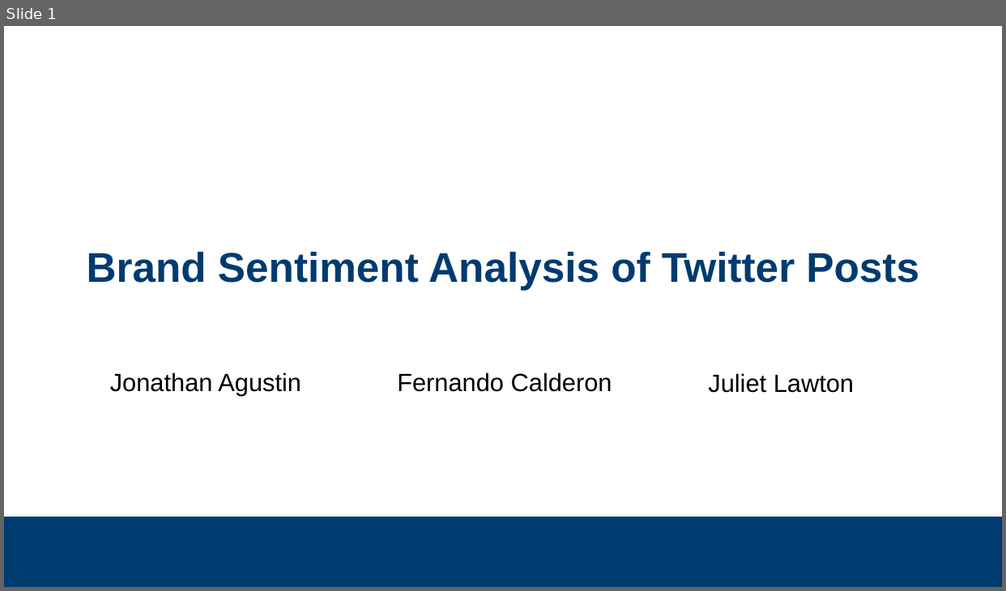
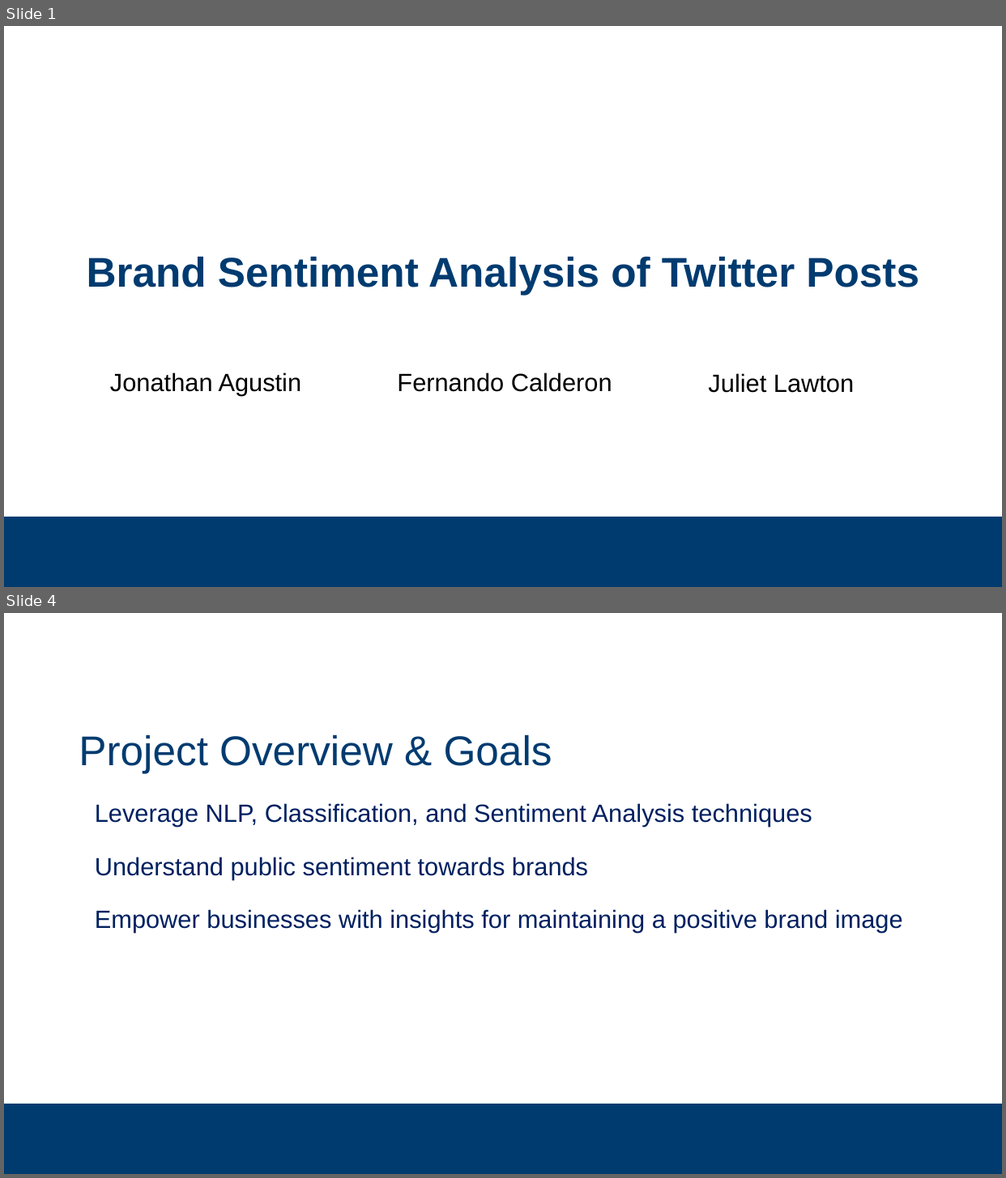
Before and after one commit to subsystem3/project, a slide deck: Final-Project-Team-2.pptx. Shown one above the other, each under a label of ours: slide 1 before the commit, slides 1 and 4 after it; the slides between them are not shown. The pictures are 1006x591 and 1006x1178 pixels, drawn with LibreOffice and Linux fonts; fonts in the diff are those of the drawing; background and template pictures are left out. Boxes give left, top, right and bottom in pixels: in the first picture for what was removed or moved away, otherwise in the second. Text is boxed around its words. In the diff, an @@ line names an element or a change of style, - is before the commit and + after.

```diff
--- a/Final-Project-Team-2.pptx
+++ b/Final-Project-Team-2.pptx
@@ slide 4 added at [4,613,1002,1174], background #FFFFFF; not listed: 1 template element that a slide beside it also shows @@
@@ title added at [79,735,552,773], 40 pt, text #003B70 @@
+Project Overview & Goals
@@ text added at [95,803,903,933], 24 pt, text #002060 @@
+Leverage NLP, Classification, and Sentiment Analysis techniques
+Understand public sentiment towards brands
+Empower businesses with insights for maintaining a positive brand image
@@ slide 1 changed as well @@
@@ title "Brand Sentiment Analysis of Twitter ..." at [87,256,919,295]: line spacing 42pt to 1.05 @@
```
Also in this commit, not shown: 14 other slides changed, 11 other slides added, 6 slides removed.
